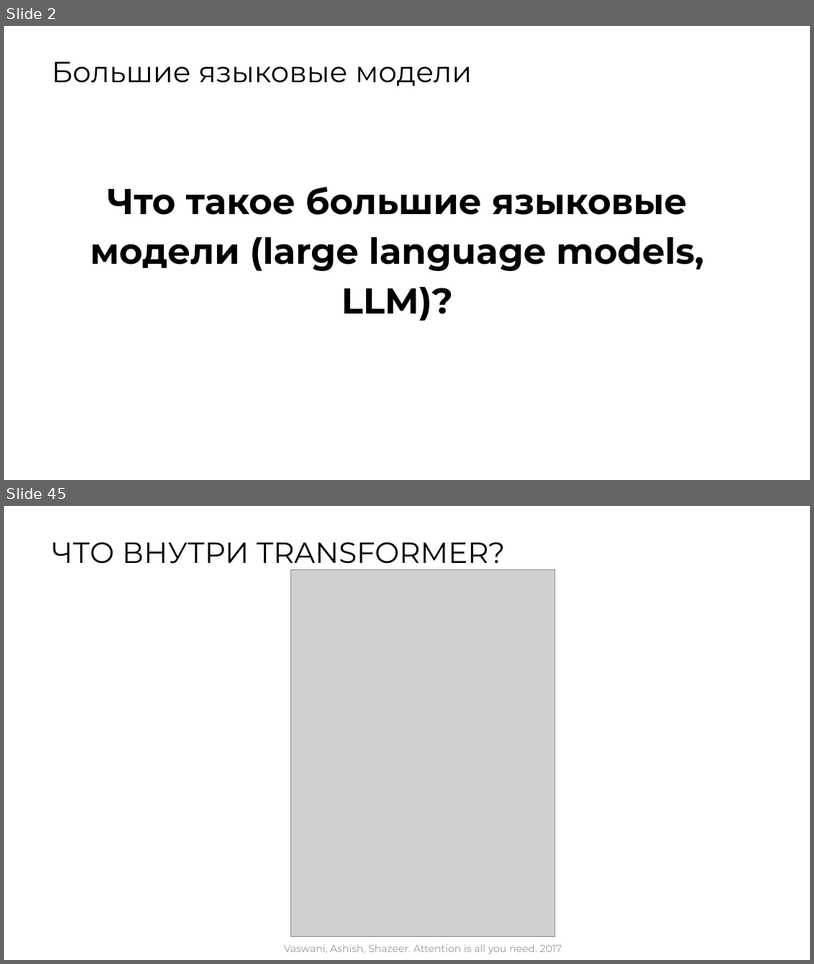
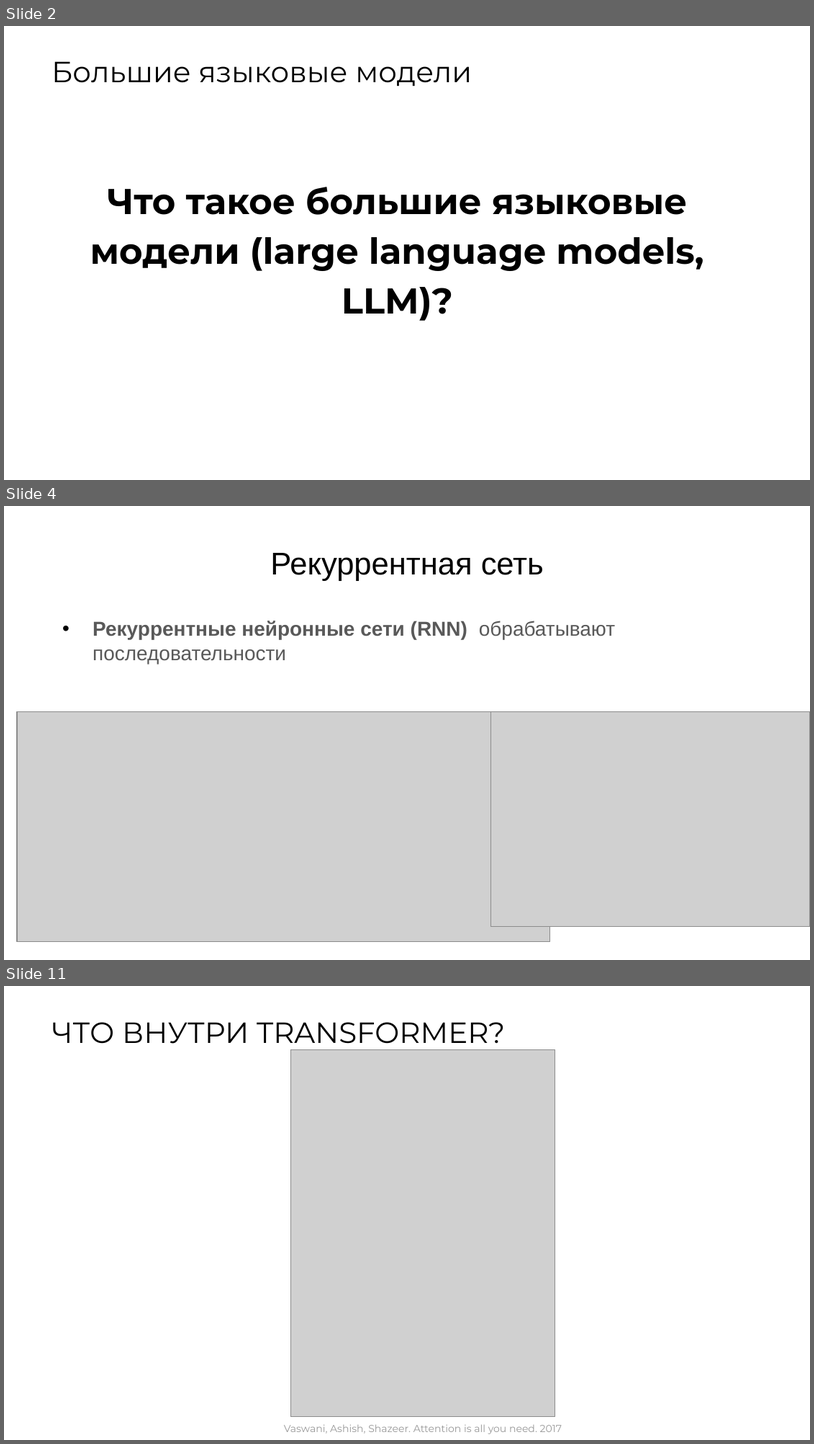
Before and after one commit to MVRonkin/BasicDataAnalysisCourse, a slide deck: Lec/06_LLM.pptx. Shown one above the other, each under a label of ours: slides 2 and 45 before the commit, slides 2, 4 and 11 after it; the slides between them are not shown. The pictures are 814x964 and 814x1444 pixels, drawn with LibreOffice and Linux fonts; fonts in the diff are those of the drawing; grey boxes stand for pictures. Boxes give left, top, right and bottom in pixels: in the first picture for what was removed or moved away, otherwise in the second. Text is boxed around its words. In the diff, an @@ line names an element or a change of style, - is before the commit and + after.

```diff
--- a/Lec/06_LLM.pptx
+++ b/Lec/06_LLM.pptx
@@ slide 4 added at (4,506,810,960), background #FFFFFF @@
@@ title added at (270,553,544,581), 28 pt, text #000000 @@
+Рекуррентная сеть
@@ text added at (93,620,615,664), 18 pt, text #595959, bold @@
+• Рекуррентные нейронные сети (RNN) обрабатывают последовательности
@@ picture added at (17,712,550,942) @@
@@ picture added at (491,712,810,926) @@
@@ what was slide 45 is now slide 11 @@
```
Also in this commit, not shown: 8 other slides added, 3 other files.
